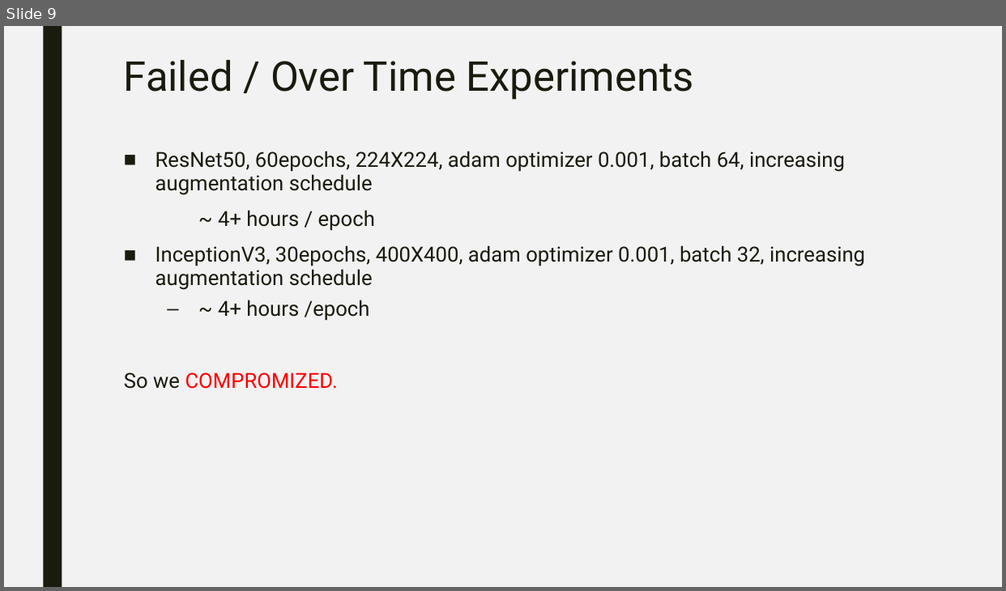
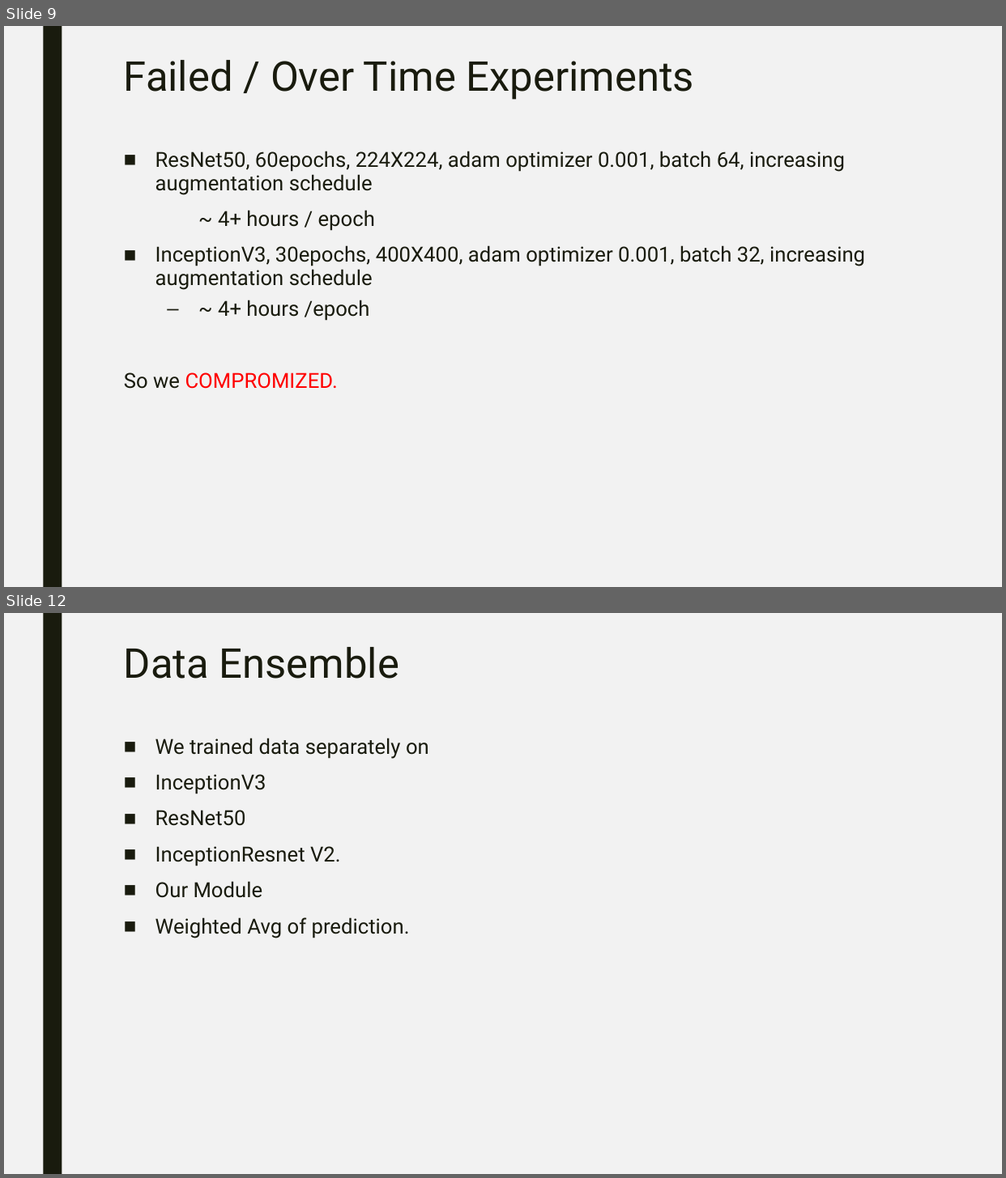
Before and after one commit to aadishjoshi/UniversalOpenImagePredictor, a slide deck: 01 Presentation/UniversalOpenImagePredictor.pptx. Shown one above the other, each under a label of ours: slide 9 before the commit, slides 9 and 12 after it; the slides between them are not shown. The pictures are 1006x591 and 1006x1178 pixels, drawn with LibreOffice and Linux fonts; fonts in the diff are those of the drawing. Boxes give left, top, right and bottom in pixels: in the first picture for what was removed or moved away, otherwise in the second. Text is boxed around its words. In the diff, an @@ line names an element or a change of style, - is before the commit and + after.

```diff
--- a/01 Presentation/UniversalOpenImagePredictor.pptx
+++ b/01 Presentation/UniversalOpenImagePredictor.pptx
@@ slide 12 added at (4,613,1002,1174), background #F2F2F2; not listed: 1 template element that a slide beside it also shows @@
@@ title added at (124,647,399,679), 39.6 pt, text #191B0E @@
+Data Ensemble
@@ text added at (155,738,429,939), 20 pt, text #191B0E @@
+■ We trained data separately on
+■ InceptionV3
+■ ResNet50
+■ InceptionResnet V2.
+■ Our Module
+■ Weighted Avg of prediction.
```
Also in this commit, not shown: 4 slides changed, 1 other slide added, 1 other file.
